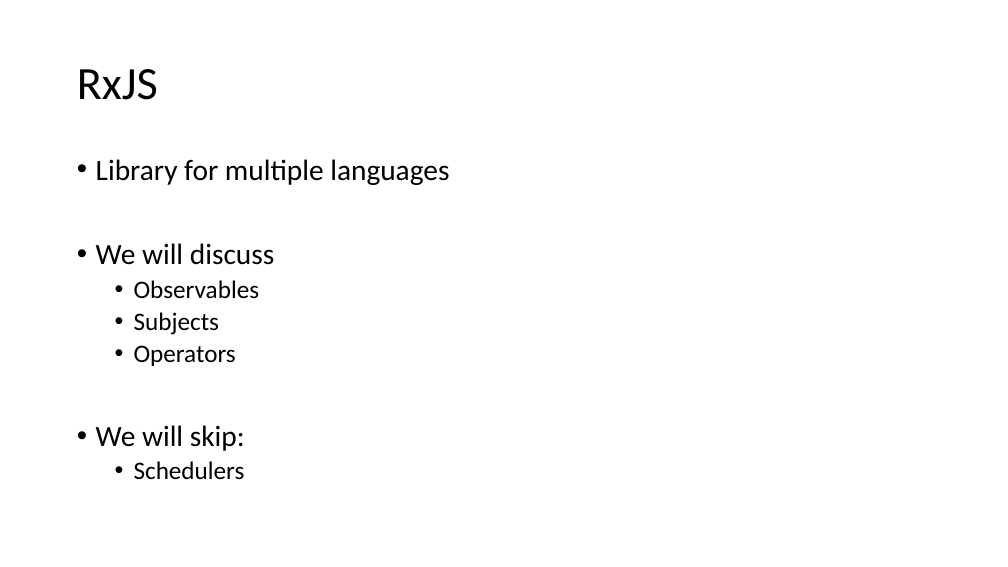
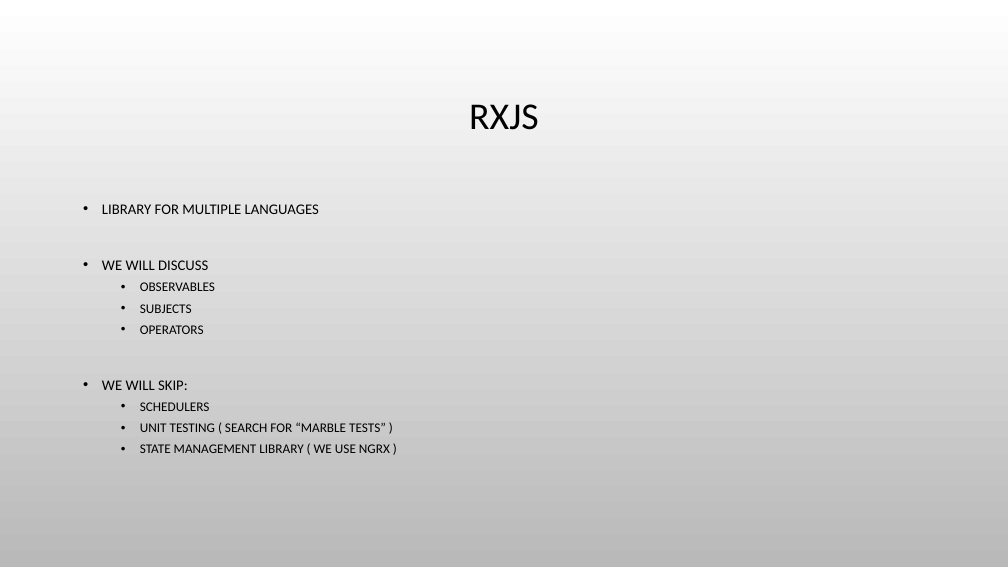
Before and after one commit to bertleemput/reactive-demo, a slide deck: slide 7 of Reactive Programming.pptx (slide 6 before the commit). Drawn at 1008x567 pixels with LibreOffice and Linux fonts; fonts in the diff are those of the drawing; background and template pictures are left out. Boxes give left, top, right and bottom in pixels: in the first picture for what was removed or moved away, otherwise in the second. Text is boxed around its words. In the diff, an @@ line names an element or a change of style, - is before the commit and + after.

```diff
--- a/Reactive Programming.pptx
+++ b/Reactive Programming.pptx
@@ background #FFFFFF to picture (left out) @@
@@ title at <box>469,104,538,130</box>: text changed; size 44 to 36 pt @@
-RxJS
+RXJS
@@ text at <box>102,204,390,453</box>: text changed; size 28 to 12.6 pt @@
-• Library for multiple languages
-• We will discuss
-  • Observables
-  • Subjects
-  • Operators
-• We will skip:
-  • Schedulers
+• LIBRARY FOR MULTIPLE LANGUAGES
+• WE WILL DISCUSS
+  • OBSERVABLES
+  • SUBJECTS
+  • OPERATORS
+• WE WILL SKIP:
+  • SCHEDULERS
+  • UNIT TESTING ( SEARCH FOR “MARBLE TESTS” )
+  • STATE MANAGEMENT LIBRARY ( WE USE NGRX )
```
Also in this commit, not shown: 12 other slides changed, 4 slides added.
